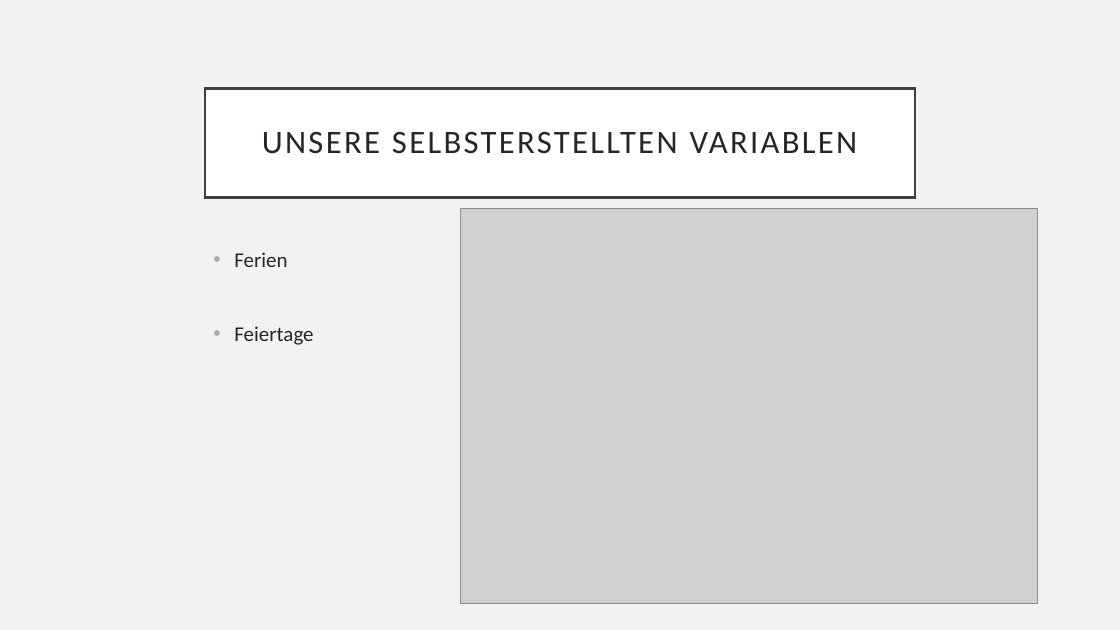
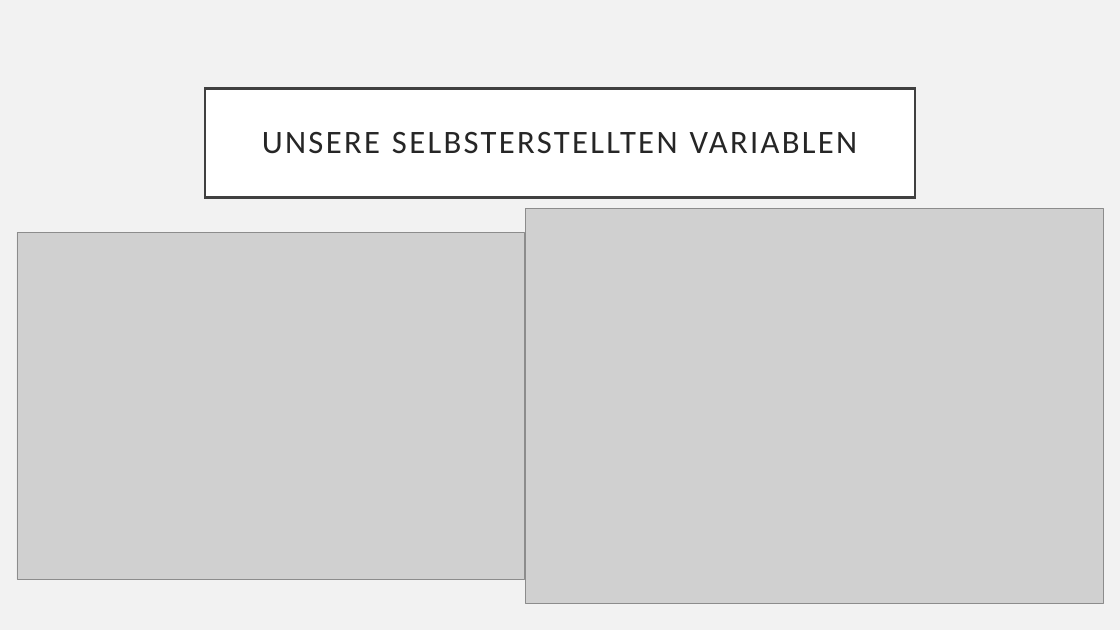
Before and after one commit to Tasinger/gruppe-2-projekt, a slide deck: slide 4 of 4_Presentation/Präsentation Gruppe 2.pptx. Drawn at 1120x630 pixels with LibreOffice and Linux fonts; fonts in the diff are those of the drawing; grey boxes stand for pictures. Boxes give left, top, right and bottom in pixels: in the first picture for what was removed or moved away, otherwise in the second. Text is boxed around its words. In the diff, an @@ line names an element or a change of style, - is before the commit and + after.

```diff
--- a/4_Presentation/Präsentation Gruppe 2.pptx
+++ b/4_Presentation/Präsentation Gruppe 2.pptx
@@ picture: place and size @@
-picture at bbox=[460, 208, 1038, 603]
+picture at bbox=[526, 208, 1103, 603]
@@ picture added at bbox=[17, 233, 524, 580] @@
@@ text removed at bbox=[234, 252, 313, 345] @@
-• Ferien
-• Feiertage
```
Also in this commit, not shown: 3 other slides changed, 1 slide added, 1 slide removed.
